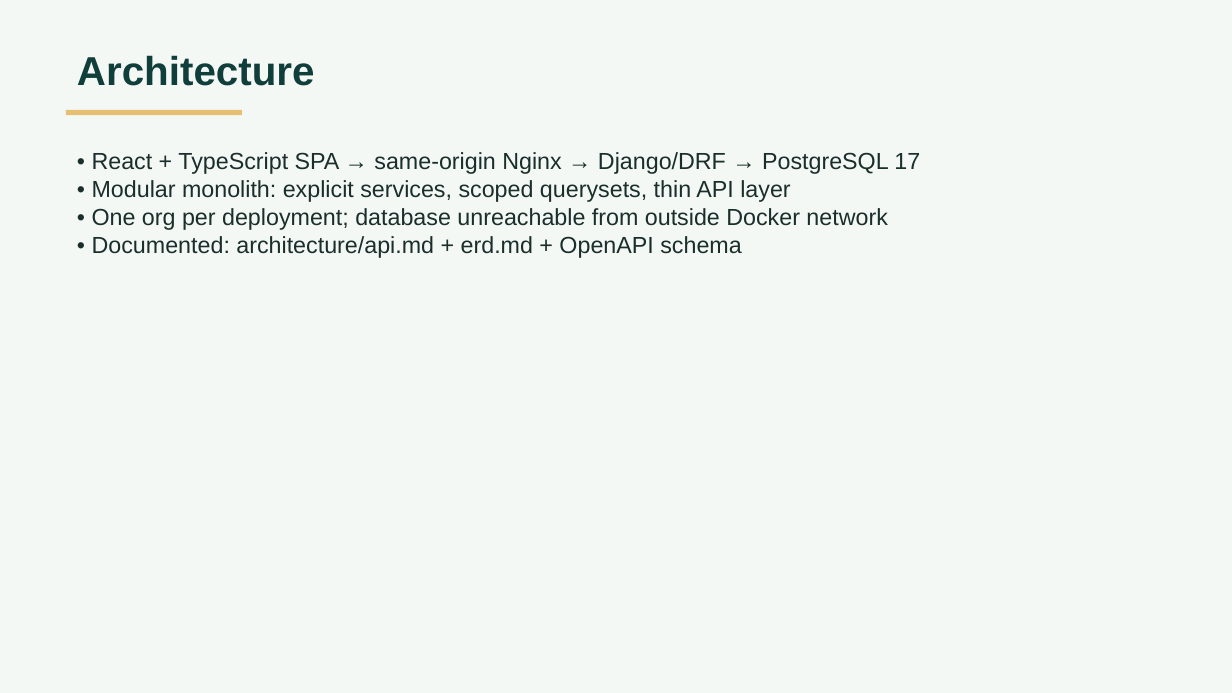
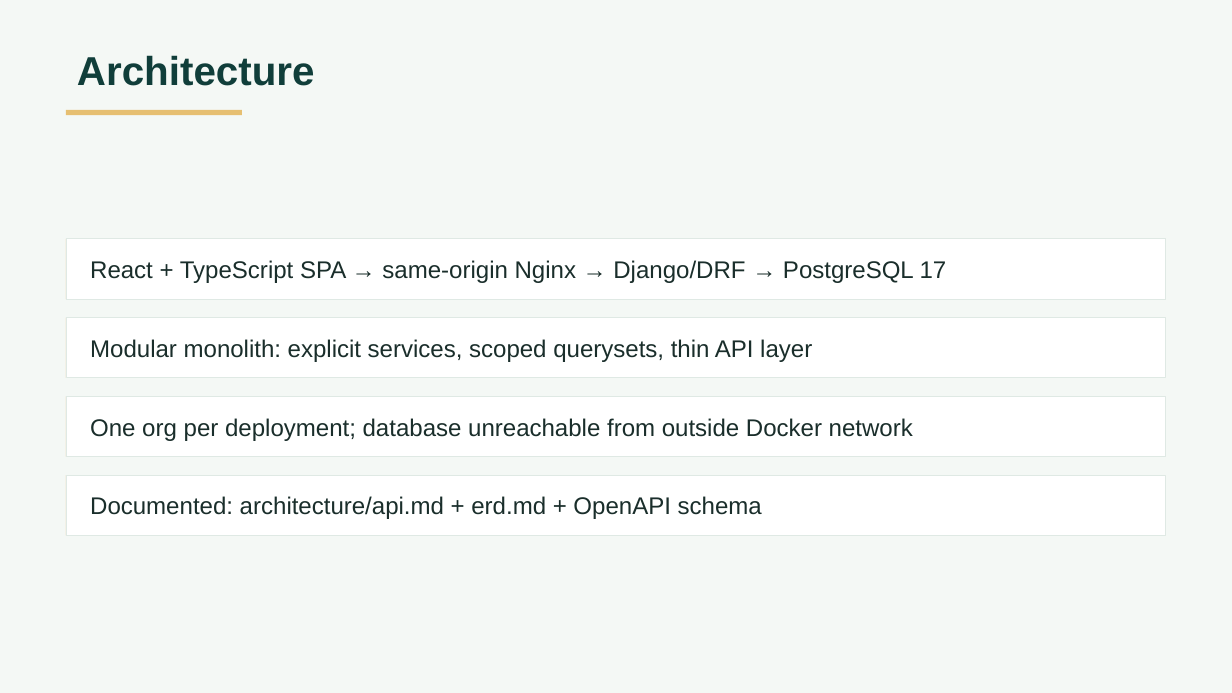
Before and after one commit to Ahmed-Mahdyy/Daimoma, a slide deck: slide 21 of docs/presentation/Daimoma-presentation.pptx (slide 16 before the commit). Drawn at 1232x693 pixels with LibreOffice and Linux fonts; fonts in the diff are those of the drawing. Boxes give left, top, right and bottom in pixels: in the first picture for what was removed or moved away, otherwise in the second. Text is boxed around its words. In the diff, an @@ line names an element or a change of style, - is before the commit and + after.

```diff
--- a/docs/presentation/Daimoma-presentation.pptx
+++ b/docs/presentation/Daimoma-presentation.pptx
@@ text removed at (92, 152, 920, 258) @@
-• React + TypeScript SPA → same-origin Nginx → Django/DRF → PostgreSQL 17
-• Modular monolith: explicit services, scoped querysets, thin API layer
-• One org per deployment; database unreachable from outside Docker network
-• Documented: architecture/api.md + erd.md + OpenAPI schema
@@ rectangle added at (66, 239, 73, 300), fill #E6BF71 @@
@@ rectangle added at (66, 239, 1166, 300), fill #FFFFFF, outline #DFE9E4 0.57 pt, 15.5 pt, text #1A2E2B @@
+React + TypeScript SPA → same-origin Nginx → Django/DRF → PostgreSQL 17
@@ rectangle added at (66, 318, 73, 378), fill #E6BF71 @@
@@ rectangle added at (66, 318, 1166, 378), fill #FFFFFF, outline #DFE9E4 0.57 pt, 15.5 pt, text #1A2E2B @@
+Modular monolith: explicit services, scoped querysets, thin API layer
@@ rectangle added at (66, 397, 73, 457), fill #E6BF71 @@
@@ rectangle added at (66, 397, 1166, 457), fill #FFFFFF, outline #DFE9E4 0.57 pt, 15.5 pt, text #1A2E2B @@
+One org per deployment; database unreachable from outside Docker network
@@ rectangle added at (66, 475, 73, 536), fill #E6BF71 @@
@@ rectangle added at (66, 475, 1166, 536), fill #FFFFFF, outline #DFE9E4 0.57 pt, 15.5 pt, text #1A2E2B @@
+Documented: architecture/api.md + erd.md + OpenAPI schema
```
Also in this commit, not shown: 12 other slides changed, 5 slides added, 2 other files.
